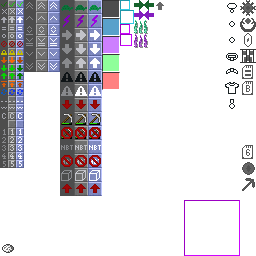
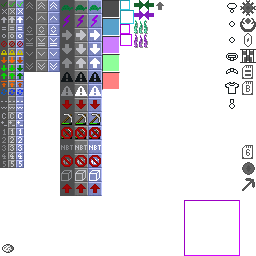
Revision of a layered 256 × 256 image; what changed, layer by layer:
painted on "Icons" over left=1, top=121, right=23, bottom=126
